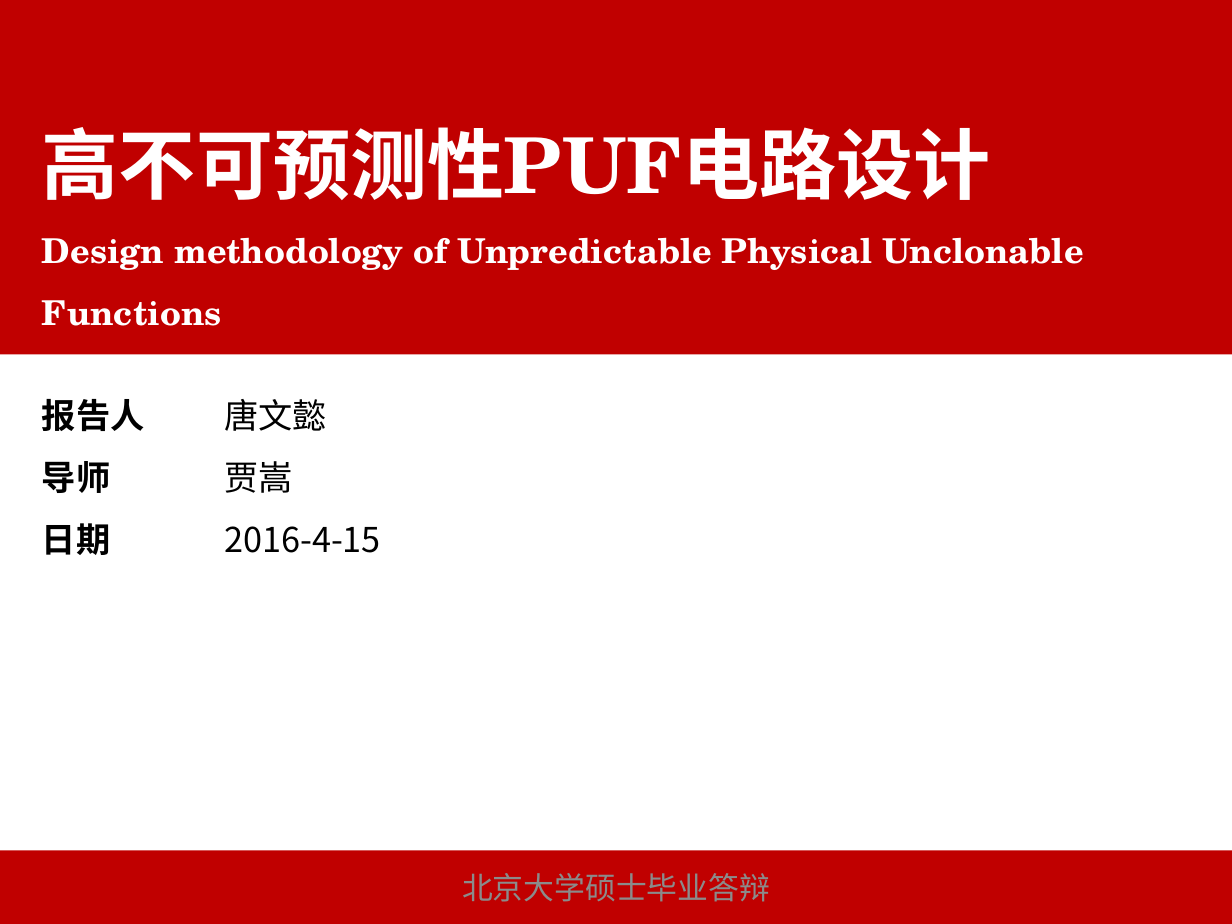
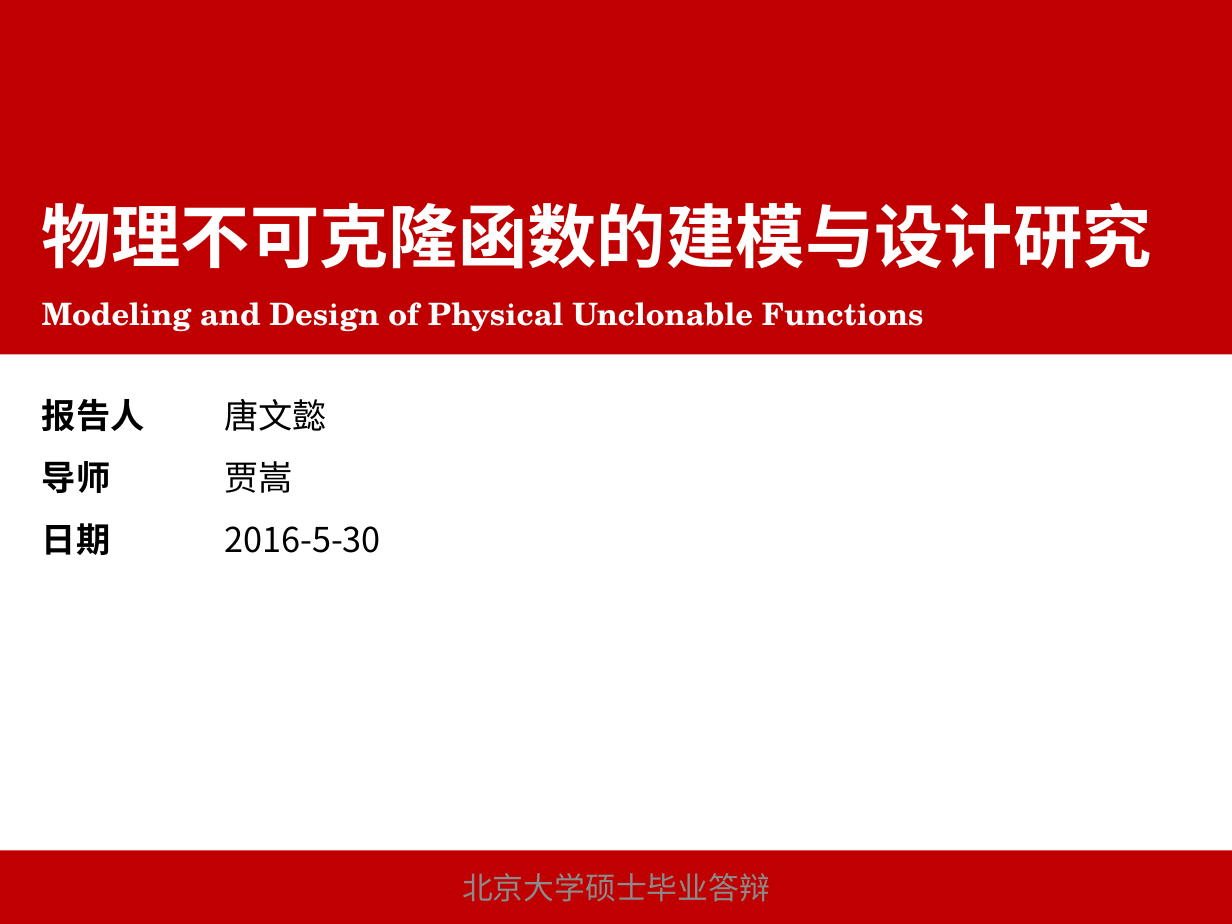
Before and after one commit to LoSealL/masterthesis, a slide deck: slide 1 of 答辩/script_02.pptx. Drawn at 1232x924 pixels with LibreOffice and Linux fonts; fonts in the diff are those of the drawing. Boxes give left, top, right and bottom in pixels: in the first picture for what was removed or moved away, otherwise in the second. Text is boxed around its words. In the diff, an @@ line names an element or a change of style, - is before the commit and + after.

```diff
--- a/答辩/script_02.pptx
+++ b/答辩/script_02.pptx
@@ title at (42,202,1152,332): text changed; size 20 to 18 pt @@
-高不可预测性PUF电路设计
-Design methodology of Unpredictable Physical Unclonable Functions
+物理不可克隆函数的建模与设计研究
+Modeling and Design of Physical Unclonable Functions
@@ table at (30,382,850,559) @@
-row 3, column 2: 2016-4-15
+row 3, column 2: 2016-5-30
```
Also in this commit, not shown: 26 other slides changed, 7 slides added, 24 slides removed, 5 other files.
